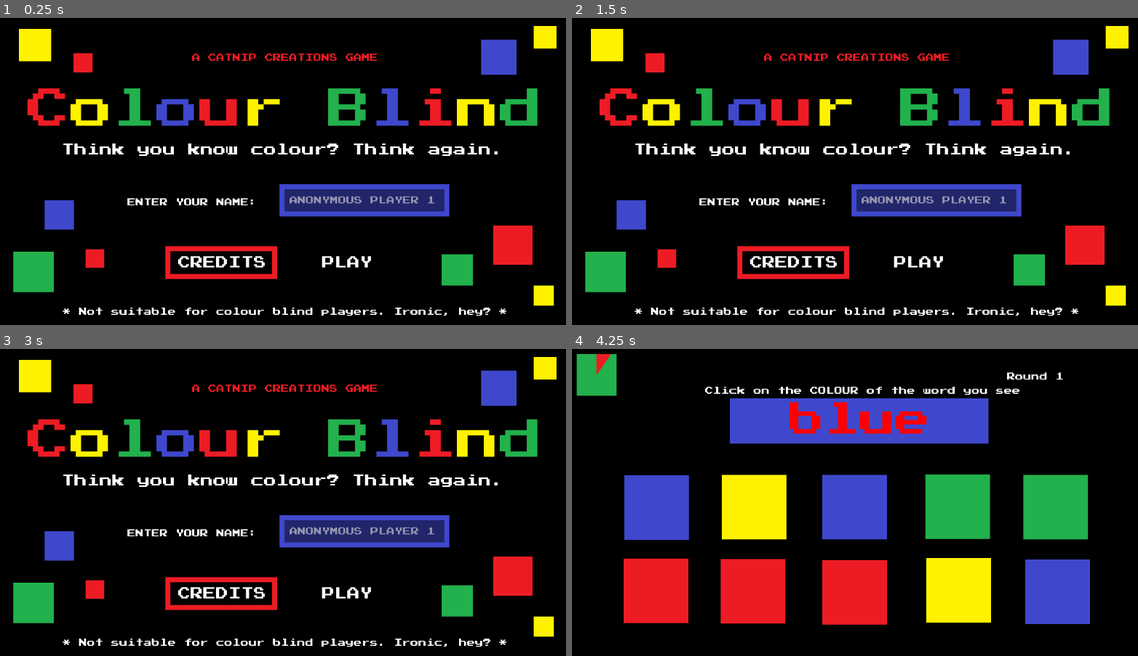
Above: before the commit, frames 1-4 (two rows, left to right).
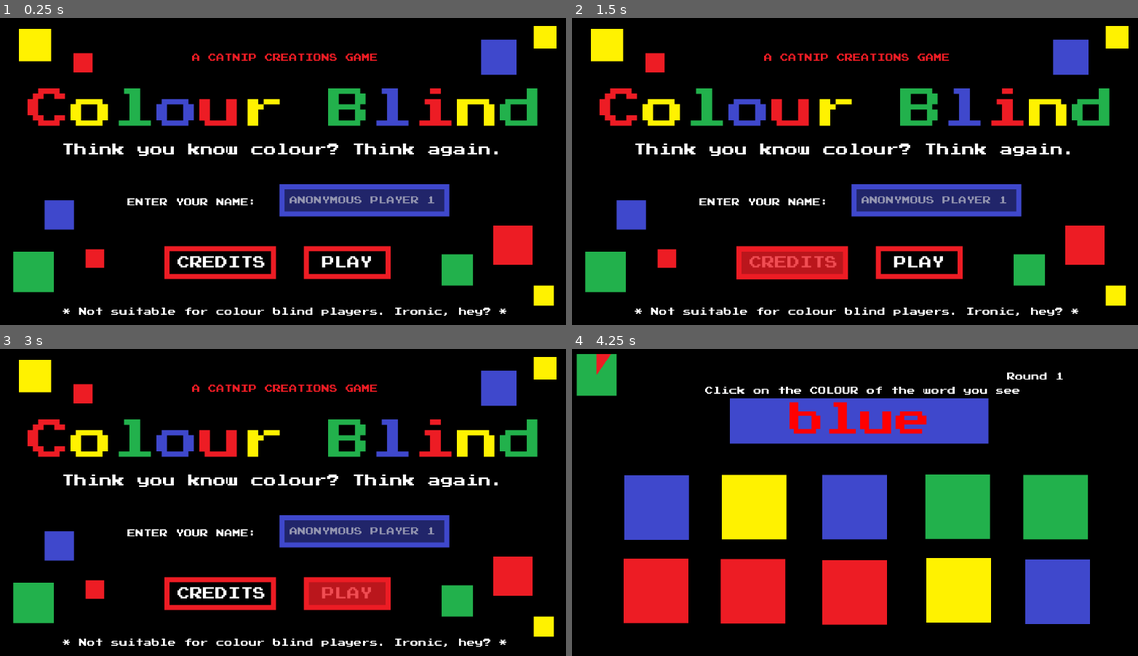
Above: after the commit, the same moments.

Repository: kwrightsk/game-jam-january-2026
Game: Godot game, scene res://Scenes/title_screen.tscn
The game is run twice, just before and just after one commit, with the same random seed, the same clock (stepped at 60 frames per second) and the same inputs.
Inputs (mouse positions are in pixels of both pictures, inside the frame that each line leads up to):
- Up to frame 1 (0.25 s): no input
- Up to frame 2 (1.5 s): click (934, 199) at 0.52 s; type "Alex" at 0.6 s; click "CREDITS" at 1.25 s
- Up to frame 3 (3 s): click "BACK" at 2 s; click "PLAY" at 2.75 s
- Up to frame 4 (4.25 s): move the mouse to (860, 419) at 3.52 s; press the mouse at (860, 419) at 3.53 s

The runs differ from the first frame. In frame 1, 1.0% of the frame differs, in the area x 29-70%, y 74-86%; in frame 2, 2.2%; in frame 3, 1.9%; in frame 4, nothing differs.

Commit message:
fixed hover I broke :(

Diff:
--- a/Scenes/title_screen.tscn
+++ b/Scenes/title_screen.tscn
@@ -33,8 +33,32 @@
 expand_margin_right = 10.0
 expand_margin_bottom = 10.0
 
+[sub_resource type="StyleBoxFlat" id="StyleBoxFlat_78rfn"]
+bg_color = Color(0.929412, 0.109804, 0.141176, 0)
+border_width_left = 10
+border_width_top = 10
+border_width_right = 10
+border_width_bottom = 10
+border_color = Color(0.929412, 0.109804, 0.141176, 1)
+
+[sub_resource type="StyleBoxFlat" id="StyleBoxFlat_nnaej"]
+bg_color = Color(0.929412, 0.109804, 0.141176, 0.784314)
+border_width_left = 10
+border_width_top = 10
+border_width_right = 10
+border_width_bottom = 10
+border_color = Color(0.929412, 0.109804, 0.141176, 1)
+
+[sub_resource type="StyleBoxFlat" id="StyleBoxFlat_l5x8h"]
+bg_color = Color(0.929412, 0.109804, 0.141176, 0)
+border_width_left = 10
+border_width_top = 10
+border_width_right = 10
+border_width_bottom = 10
+border_color = Color(0.929412, 0.109804, 0.141176, 1)
+
 [sub_resource type="StyleBoxFlat" id="StyleBoxFlat_xxx3x"]
-bg_color = Color(0.6, 0.6, 0.6, 0)
+bg_color = Color(0.929412, 0.109804, 0.141176, 0.784314)
 border_width_left = 10
 border_width_top = 10
 border_width_right = 10
@@ -165,7 +189,7 @@
 text = "* Not suitable for colour blind players. Ironic, hey? *"
 
 [node name="CreditsButton" type="TextureButton" parent="."]
-offset_left = 370.0
+offset_left = 367.0
 offset_top = 460.0
 offset_right = 541.0
 offset_bottom = 525.0
@@ -197,12 +221,27 @@
 anchor_top = -2.669
 anchor_right = -3.412
 anchor_bottom = -2.669
-offset_left = 549.452
+offset_left = 560.688
 offset_top = 173.485
-offset_right = 770.452
+offset_right = 781.688
 offset_bottom = 238.485
 mouse_filter = 1
-theme_override_styles/panel = SubResource("StyleBoxFlat_xxx3x")
+theme_override_styles/panel = SubResource("StyleBoxFlat_78rfn")
+
+[node name="Panel2" type="Panel" parent="CreditsButton"]
+visible = false
+layout_mode = 1
+anchors_preset = -1
+anchor_left = -3.412
+anchor_top = -2.669
+anchor_right = -3.412
+anchor_bottom = -2.669
+offset_left = 560.688
+offset_top = 174.485
+offset_right = 781.688
+offset_bottom = 239.485
+mouse_filter = 1
+theme_override_styles/panel = SubResource("StyleBoxFlat_nnaej")
 
 [node name="PlayButton" type="TextureButton" parent="."]
 z_index = 2
@@ -235,7 +274,7 @@
 theme_override_font_sizes/normal_font_size = 25
 text = "PLAY"
 
-[node name="Panel2" type="Panel" parent="PlayButton"]
+[node name="Panel" type="Panel" parent="PlayButton"]
 z_index = 2
 layout_mode = 1
 anchors_preset = -1
@@ -248,6 +287,22 @@
 offset_right = 755.452
 offset_bottom = 238.485
 mouse_filter = 1
+theme_override_styles/panel = SubResource("StyleBoxFlat_l5x8h")
+
+[node name="Panel2" type="Panel" parent="PlayButton"]
+visible = false
+z_index = 2
+layout_mode = 1
+anchors_preset = -1
+anchor_left = -3.412
+anchor_top = -2.669
+anchor_right = -3.412
+anchor_bottom = -2.669
+offset_left = 583.452
+offset_top = 173.485
+offset_right = 755.452
+offset_bottom = 238.485
+mouse_filter = 1
 theme_override_styles/panel = SubResource("StyleBoxFlat_xxx3x")
 
 [node name="PaintbrushCursor" parent="." instance=ExtResource("3_awoib")]
@@ -302,5 +357,9 @@
 scale = Vector2(0.175781, 0.175781)
 texture = ExtResource("5_4x8na")
 
+[connection signal="mouse_entered" from="CreditsButton" to="." method="_on_credits_button_mouse_entered"]
+[connection signal="mouse_exited" from="CreditsButton" to="." method="_on_credits_button_mouse_exited"]
 [connection signal="pressed" from="CreditsButton" to="." method="_on_credits_button_pressed"]
+[connection signal="mouse_entered" from="PlayButton" to="." method="_on_play_button_mouse_entered"]
+[connection signal="mouse_exited" from="PlayButton" to="." method="_on_play_button_mouse_exited"]
 [connection signal="pressed" from="PlayButton" to="." method="_on_play_button_pressed"]
--- a/scripts/title_screen.gd
+++ b/scripts/title_screen.gd
@@ -2,11 +2,13 @@
 
 @onready var name_field = $UI/LineEdit
 @onready var hover_play_button = $PlayButton/Panel2
+@onready var hover_credit_button = $CreditsButton/Panel2
 @onready var button_sound = $PlayButton/AudioStreamPlayer
 
 # Called when the node enters the scene tree for the first time.
 func _ready() -> void:
 	hover_play_button.visible = false
+	hover_credit_button.visible = false
 	if(Globals.player_name == name_field.placeholder_text):
 		name_field.text = ""
 	else:
@@ -25,14 +27,25 @@
 	await get_tree().create_timer(0.3).timeout
 	get_tree().change_scene_to_file("res://Scenes/main_level.tscn")
 
-func _on_play_button_mouse_entered() -> void:
-	hover_play_button.visible = true
-
-func _on_play_button_mouse_exited() -> void:
-	hover_play_button.visible = false
 
 func _on_credits_button_pressed() -> void:
 	button_sound.play()
 	await get_tree().create_timer(0.3).timeout
 	load("res://Scenes/credits.tscn")
 	get_tree().change_scene_to_file("res://Scenes/credits.tscn")
+
+
+func _on_credits_button_mouse_entered() -> void:
+	hover_credit_button.visible = true
+
+
+func _on_credits_button_mouse_exited() -> void:
+	hover_credit_button.visible = false
+
+
+func _on_play_button_mouse_entered() -> void:
+	hover_play_button.visible = true
+
+
+func _on_play_button_mouse_exited() -> void:
+	hover_play_button.visible = false
Not shown: 1 places in Scenes/click_colour.tscn that only renumber resources
Not shown: 1 places in Scenes/colour_eater_bug.tscn that only renumber resources
Not shown: 1 places in Scenes/interactable_colour.tscn that only renumber resources
Not shown: 1 places in Scenes/leaderboard_screen.tscn that only renumber resources
Not shown: 1 places in Scenes/main_level.tscn that only renumber resources
Not shown: 1 places in Scenes/simon_says_level.tscn that only renumber resources
Not shown: 1 places in Scenes/title_screen.tscn that only renumber resources
Not shown: 1 places in Scenes/word_picker.tscn that only renumber resources
